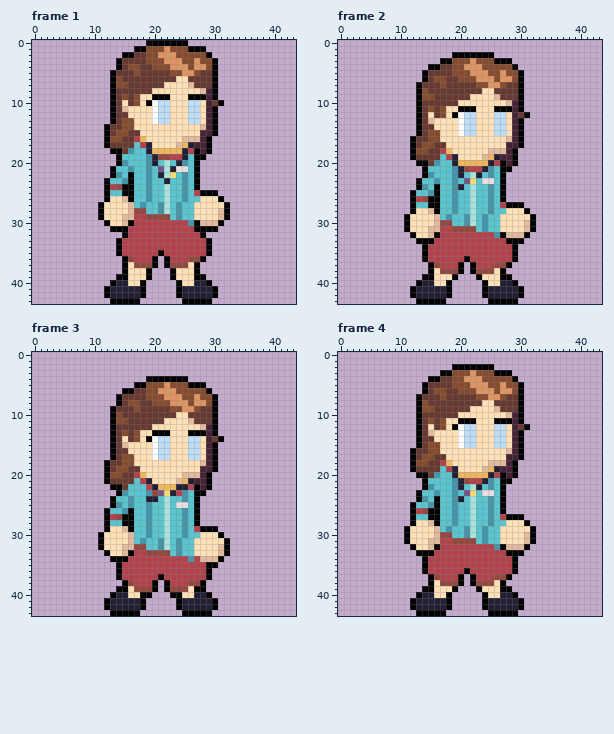
Pixel-art file, stored at Aseprite/MC (Gracey)/Gracey - Walk.aseprite. Above: the version before the commit.
44x44 pixels, 9 frames. Shown: frame 1, frame 2, frame 3, frame 4. The commit also changed other frames, which this record leaves out.
And afterwards:
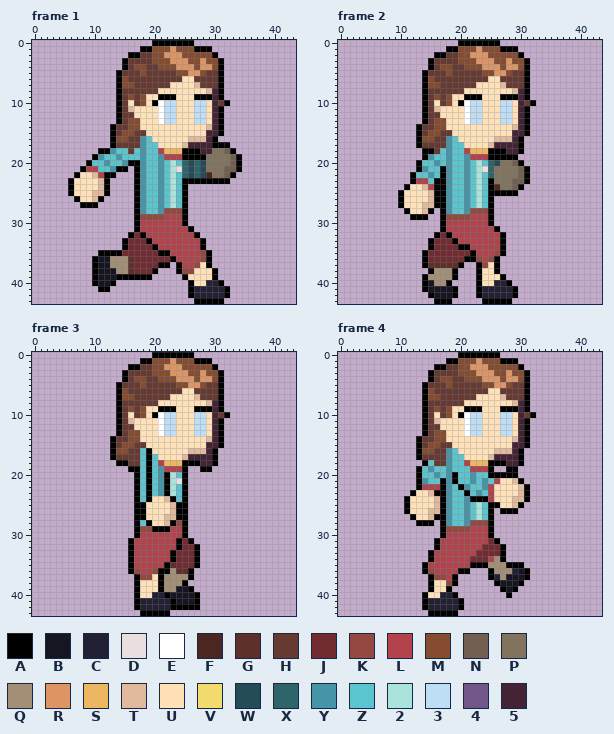
Palette (. is transparent): A #000000  B #161522  C #222034  D #eadedf  E #ffffff  F #4c2621  G #5f2f29  H #663931  J #722b31  K #944940  L #b2434d  M #854c30  N #735f51  P #82735e  Q #a28f75  R #de9463  S #edb762  T #e1ba9e  U #ffe0b7  V #f3db6f  W #244c56  X #2e656a  Y #4694a8  Z #5ac5ce  2 #aae3db  3 #bedef6  4 #725689  5 #442434
Change:
layer "Body" now shown
layer "Lanyard" now hidden
Changed rows in their new state; - is an unchanged pixel.
Frame 1:
first column x 6:
 0 -------------.------A--------
 1 -----------.-A--MR--M--A-----
 2 ---------.-A-H-M--R----MA----
 3 --------.A---H--M--R-MR-MA---
 4 --------.AH-M-H--M--RM-RMA---
 5 -------.A--HM----H-M-RM-HA---
 6 -------.AM--------H-U---HA---
 7 -------.A-M-----H---UT--HA---
 8 -------.A-----H-------UT5A---
 9 -------.AHMHM-U--A--U--A5A---
10 -------.AHUHMUAE-3--U-3U5HA--
11 -------.AHT---UE-3--U-3U5A---
12 -------.A-H---UE-3--U-3U5A---
13 -------.AH-M--UE-3--U-3U5A---
14 ------.A-H-M----------UT5A---
15 ------.AH-M-H---------U-5A---
16 ------.A-M-HYZ-----U--T5A----
17 ------.A---HYZZ---UT5--5AAA--
18 -----AAYZZH-YZZL---AA--5PPNA-
19 ----AYZZY---YZZYL--AA--PPPPNA
20 ---AZZYZZ-AAYZZYZ2ZXWXWPPPPNA
21 --ALLZZYAA.AYZ-YZ2-XWXWPPPNNA
22 -AUUTLA-...AYZ-YZ2-XWXWFPPNA-
23 AUUUUT-....AYZ-YZ2-AA-AAAAA--
24 AUUUUT-....AYZ-YZ2-A..-------
25 AUUUTT-....AYZ-YZ2-A.....----
26 -AUUTA.....AYZ-YZ2-A......---
27 --AAA......A----Z2ZA.......--
28 -----......AY---KKKA.......--
29 -----......AK---LLLA.......--
30 ------.....A-------A......---
31 -------....A--------A....----
32 ---------.AJA--------A.------
33 --------.AJJJA--------A.-----
34 --------.AJJJJA-------A.-----
35 -----AAA-JJJJJJ-A-----K------
36 ----ABBQQQGJJJJJJA--LLKA-----
37 ----ABBQQQGJJJJA-.ALLKUA-----
38 ----ABBBQQGJJJA--.AKKUUUA----
39 ----ABBB--AAA----..A-UUUA----
40 ----ABB-.....-----..AUUCCA---
41 -----A-......-----..A---CCA--
42 ------.......-----..A---CCA--
43 -------.....-------..---AA---
Frame 2:
first column x 10:
 0 ----------AAAAAAA------
 1 --------AAMMMRMMMAAA---
 2 ------AAHHMMRRRMMMMMA--
 3 -----AHHHH--MRRRMMRMMA-
 4 ------HMMHHMMMRRR-RRMA-
 5 --------MHHHHHM-R--HHA-
 6 -----MHH--HHHHHUUHHHHA-
 7 ---.AMMH-----UUUUT--HA-
 8 ---.A------UUU--UUUT5A-
 9 ---.AHM-MUUAAA--UAAA5A-
10 ---.A-U-MUAE33---33U5HA
11 ---.AHTU--UE33--U33U5A-
12 ---.AH-U-UUE-3--U-3U5--
13 ---.AHMM--UE-3--U-3U5A-
14 ------MM--UUU---UU-T5A-
15 -------HH-UUU---UU--5A-
16 --.AM-HHYZ------TT-----
17 --.AHH--YZZ----T55-----
18 --..AA-ZYZZLSSSAAA-5A--
19 --..AYZ-YZZYLLLAAAA----
20 ----ZZ--YZZYZ2ZXWPPNA--
21 ---AY--AYZZYZ2DXPPPPNA-
22 --AZZ--AYZZYZ2-XPPPPNA-
23 --ALL-AAYZ-YZ2ZAPPPNNA-
24 -AUUTL-AYZZYZ2-AFPPNA--
25 AUUUUT-AYZ-YZ2-AA-AA---
26 AUUUUT-AYZ-YZ2-A..-----
27 AUUUTT-AYZ-YZ2-A.....--
28 -AU-TA.AYZ-YKKKA......-
29 -.AAA..AKKKKLLLA.......
30 -......ALLLLLLLA.......
31 -......A-LLLLLLLA......
32 --....-JA-------L-....-
33 ---..-JJJA-------A...--
34 ----.AJJJJAA-----A..---
35 -----JJJJJJJA---KA..---
36 -----JJJJJJ-AK-KA...---
37 ----AGGGGG--.AKUA..----
38 ------QQQA.-.AUUA.-----
39 -----QQQQ---------.----
40 ---.ABQQ-----AU-C-A.---
41 --..ABBBBA---AC----A.--
42 --...ABBBA---AC----A.--
43 ---...--A-----A----.---
Frame 3:
first column x 11:
 0 ---------AAAAAAA------
 1 -------AAMMMRMMMAAA---
 2 -----AAHHMMRRRMMMMMA--
 3 ----AHHHHMMMRRRMMRMMA-
 4 ----AHMMHHMMMRRRMRRMA-
 5 ---AHHHMHHHHH--RRMHHA-
 6 ---AMH--HHHHHHUUHHHHA-
 7 ----MM--HHHHUUUUTHHHA-
 8 -----HH--HUUUUUUUUT5A-
 9 --.A-MHMUUAAAUUUAAA5A-
10 --.A-U-MUAE33--U33U5HA
11 --.AHTUUUUE33--U33U5A-
12 --.A--UUU-E33---33U5A-
13 --.AHM---UE33--U33U5A-
14 ----HM--UUUU---UU-T5--
15 ----MMHH-UUU---UU--5A-
16 ---MMHHZAUUU---TTT----
17 ----HHHZAZUU--T555----
18 -..AAHHZAZLSSSAAA5----
19 -....AAZAZYLLLA..AA.--
20 -.....AZAZYA2ZA....---
21 -.....AZAZYA2DA....---
22 --....A-AZYA2ZA....---
23 ---...A-AZYA2ZA...----
24 --....A-AUUTA-A..-----
25 --....AAUUUUTAA..-----
26 -.....AAUUUUTAA..-----
27 -.....AAUUUTTAA..-----
28 -.....A-AUUTAKA..-----
29 -.....AKKAAALLA.....--
30 ......ALLLLLLLA......-
31 .....ALLLLLLLAJA......
32 .....ALLLLLLLAJJA.....
33 -....---LLLLAJJJA.....
34 --...A------AJJJA....-
35 ---..A-----AGJJJA...--
36 ---..AK--KAAQGGA...---
37 ---...AKKU-QQQQA...---
38 ----..AUUUAQQQA...----
39 ---...AUUUAQQBBA..----
40 --....AUUCCABBBBA..---
41 -.....ACCCCCABBBA...--
42 -.....ACCCCCA-AAA...--
43 --.....AAAAA--.....---
Frame 4:
first column x 11:
 0 ---------AAAAAAA------
 1 -------AAMMMRMMMAAA---
 2 -----AAHHMMRRRMMMMMA--
 3 ----AHHHH--MRRRMMRMMA-
 4 -----HMMHHMMMRRR-RRMA-
 5 -------MHHHHHM-R--HHA-
 6 ----MHH--HHHHHUUHHHHA-
 7 --.AMMH-----UUUUT--HA-
 8 --.A------UUU--UUUT5A-
 9 --.AHM-MUUAAA--UAAA5A-
10 --.A-U-MUAE33---33U5HA
11 --.AHTU--UE33--U33U5A-
12 --.AH-U-UUE-3--U-3U5--
13 --.AHMM--UE-3--U-3U5A-
14 -----MM--UUU---UU-T5A-
15 ------HH-UUU---UU--5A-
16 -.AM-HHYZ------TT-----
17 -.AHH--YZZ----T55-----
18 -..AZ-HYZZLSSSAAA-5A--
19 -.AZYZ-YZZZLLLA..A----
20 ---ZZ--YAZZYZZAA-A----
21 --AY--AYAZZYZYZLUUTA--
22 --ALLLAYZAYZZYLUUUUTA-
23 -AUUTAAYZ-AZYZLUUUUTA-
24 AUUUUTAYZZYAAALUUUTTA-
25 AUUUUTAYZ-YZ2-AAUUTA--
26 AUUUTTAYZ-YZ2-A.-AA---
27 --UUT-AYZ-YZ2-A.....--
28 -.AAA.AYZ-YKKKA......-
29 ......AKKKKLLLA.......
30 ......ALLLLLLLA.......
31 .....A--LLLLLLJA......
32 -....--------JJJ-....-
33 --..--------JJJJA...--
34 ---.A------JJJ-QA..---
35 -----------AAAQQQA-A--
36 ----K----A-...AQQQCBA-
37 ------K-A.-...ACQBBBA-
38 ------U-A.-....ABBBA--
39 ---.---A.---....-BA---
40 --.AU-CCA----....A.---
41 -..A---CCA---.......--
42 -..A---CCA---.......--
43 --..---AA-----.....---
